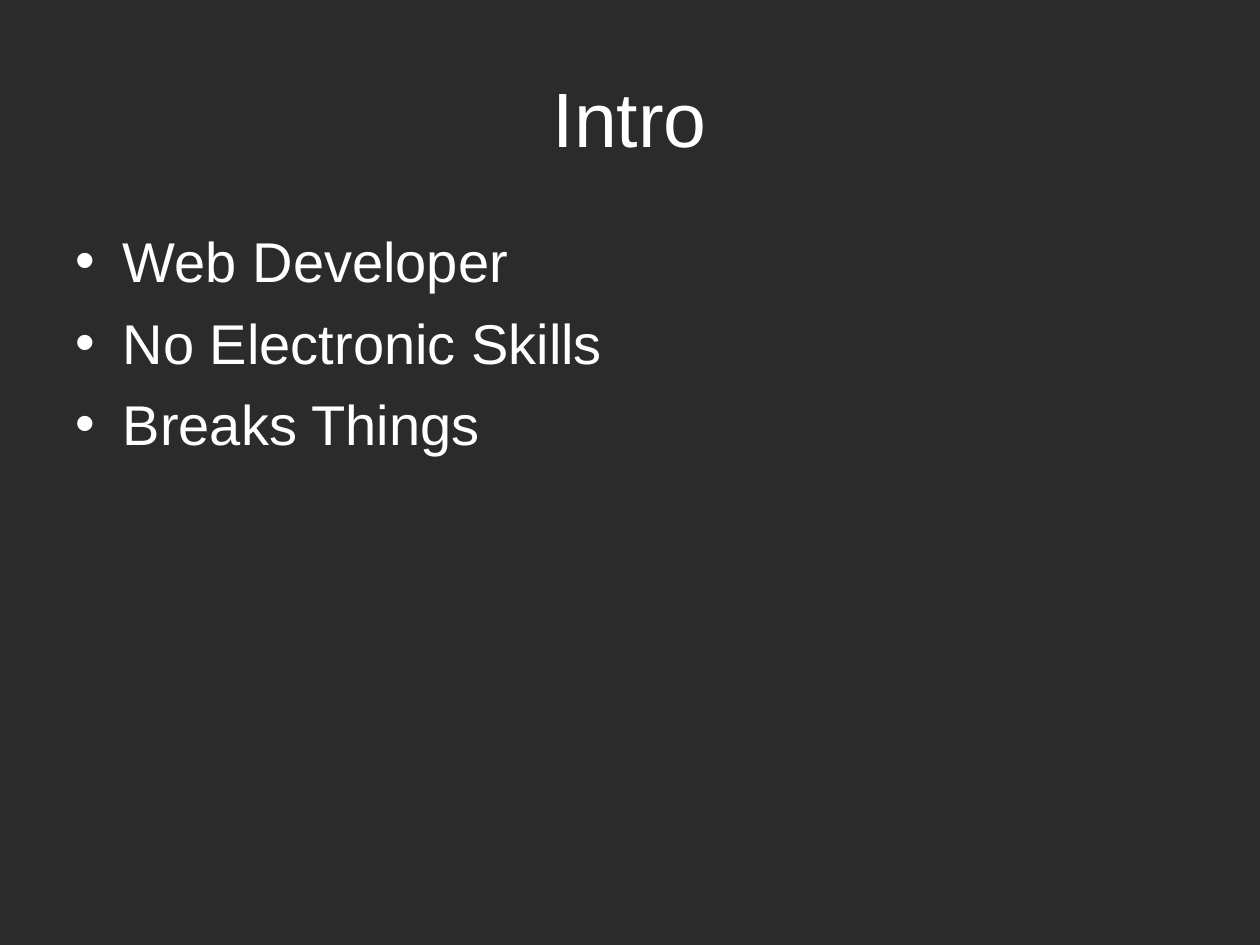
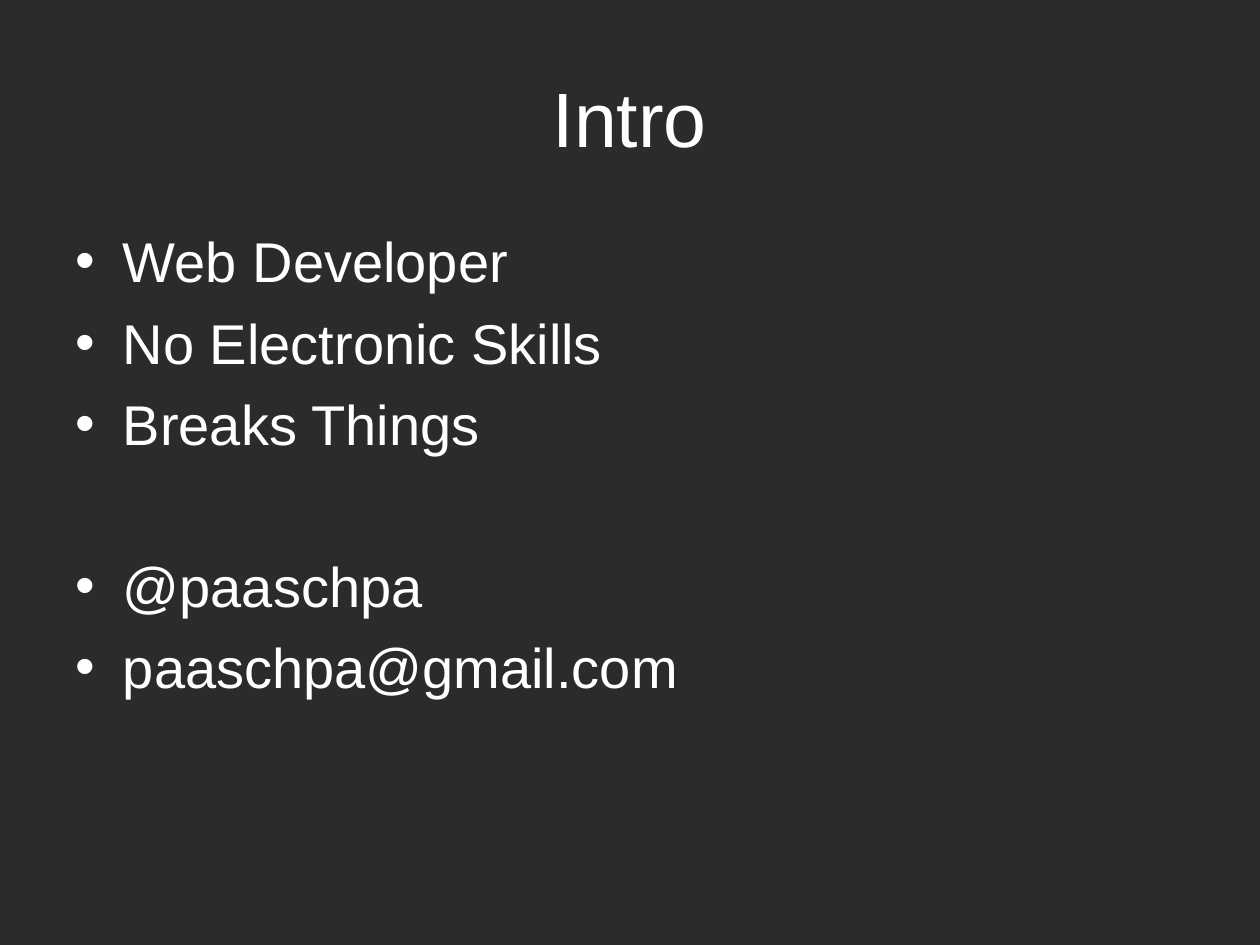
Before and after one commit to paaschpa/frankencade, a slide deck: slide 2 of ccc2016.ppt. Drawn at 1260x945 pixels with LibreOffice and Linux fonts; fonts in the diff are those of the drawing; background and template pictures are left out; a plain dark background stands for a picture behind light text. Boxes give left, top, right and bottom in pixels: in the first picture for what was removed or moved away, otherwise in the second. Text is boxed around its words. In the diff, an @@ line names an element or a change of style, - is before the commit and + after.

```diff
--- a/ccc2016.ppt
+++ b/ccc2016.ppt
@@ text at [123,566,678,699]: paragraphs added @@
+• @paaschpa
+• paaschpa@gmail.com
```
Also in this commit, not shown: 1 other slide changed, 4 other files.
